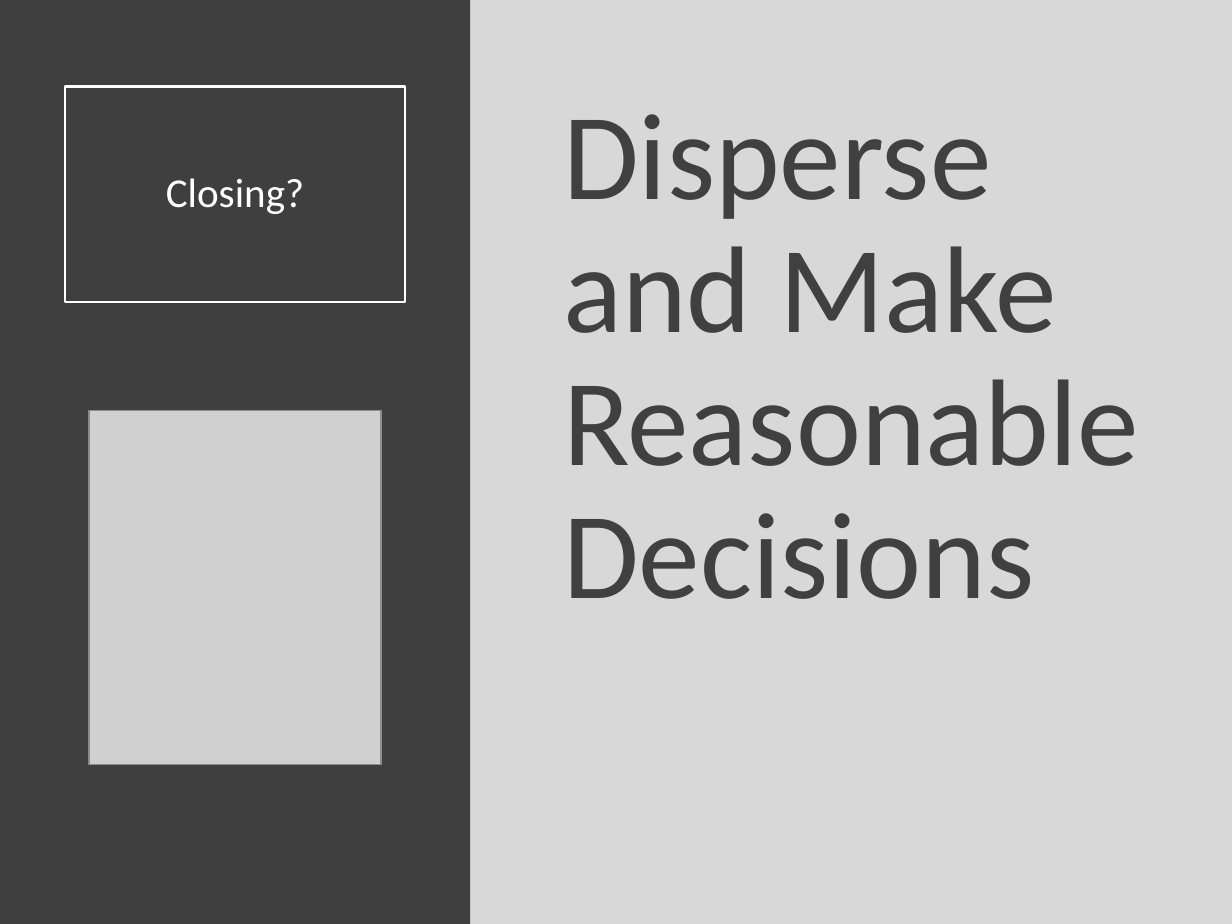
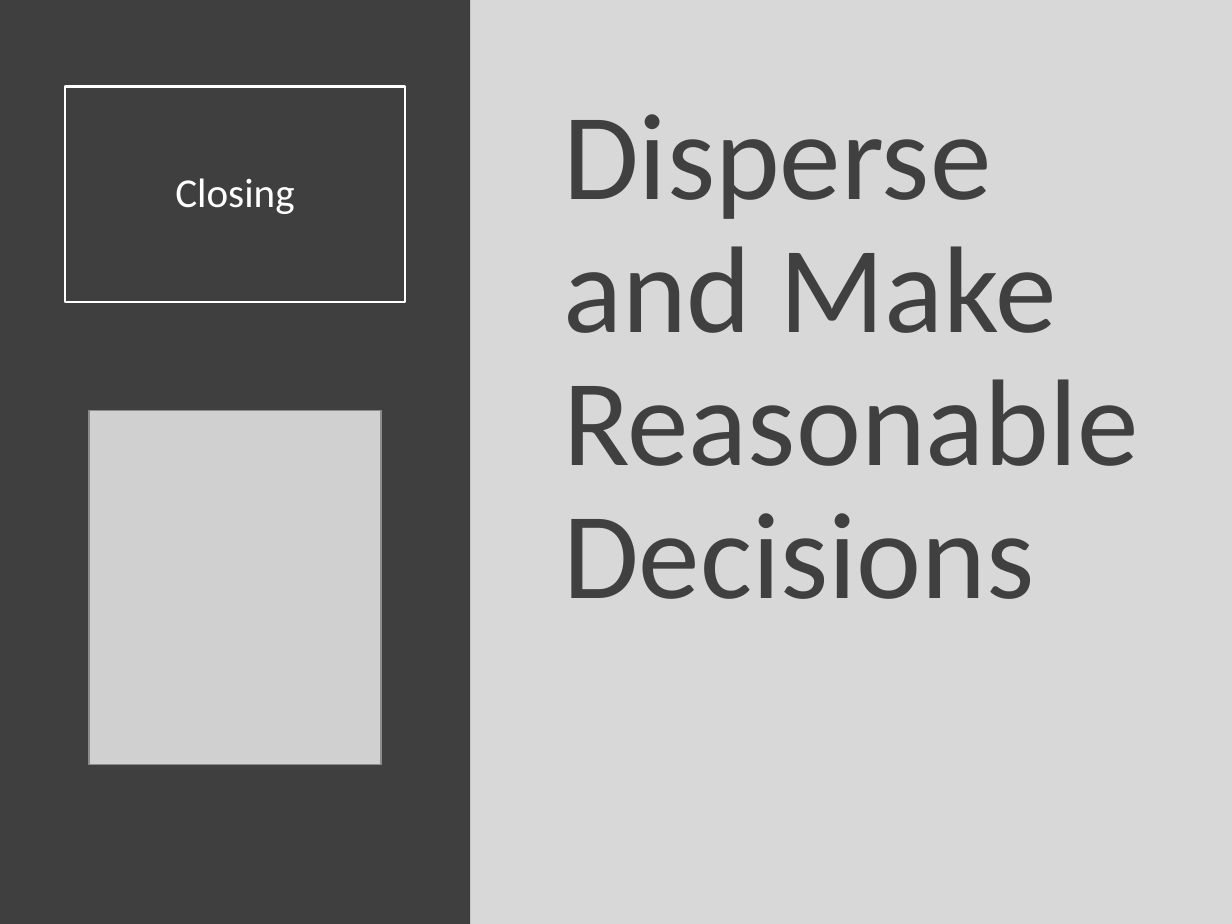
Before and after one commit to SuperMarioGiacomazzo/STOR320_WEBSITE, a slide deck: slide 10 of Lecture/Introduction/Intro_Lecture.pptx (slide 9 before the commit). Drawn at 1232x924 pixels with LibreOffice and Linux fonts; fonts in the diff are those of the drawing; grey boxes stand for pictures. Boxes give left, top, right and bottom in pixels: in the first picture for what was removed or moved away, otherwise in the second. Text is boxed around its words. In the diff, an @@ line names an element or a change of style, - is before the commit and + after.

```diff
--- a/Lecture/Introduction/Intro_Lecture.pptx
+++ b/Lecture/Introduction/Intro_Lecture.pptx
@@ title at (175,178,294,214): text changed @@
-Closing?
+Closing
```
Also in this commit, not shown: 5 other slides changed, 1 slide added, 1 other file.
